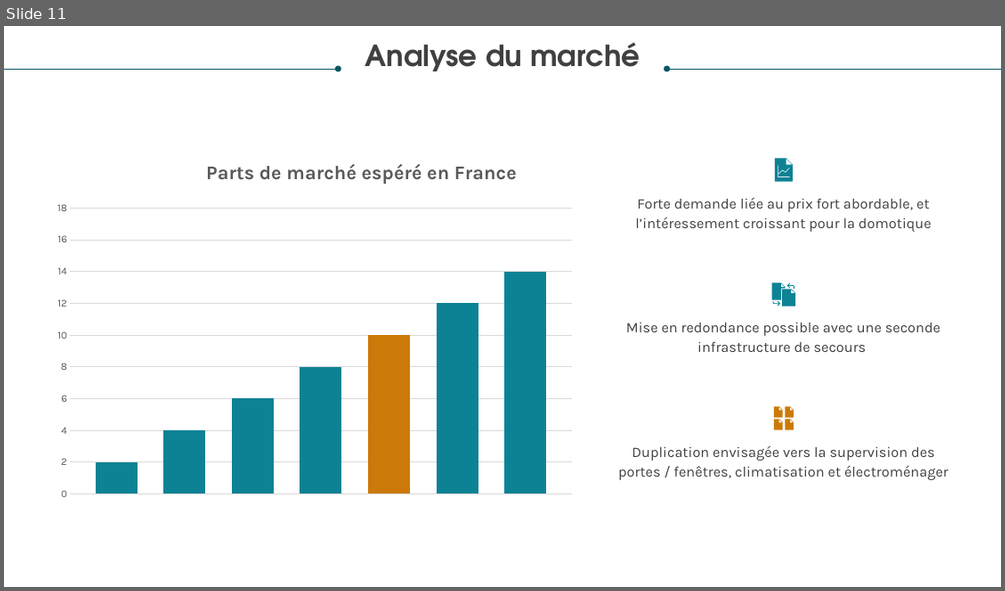
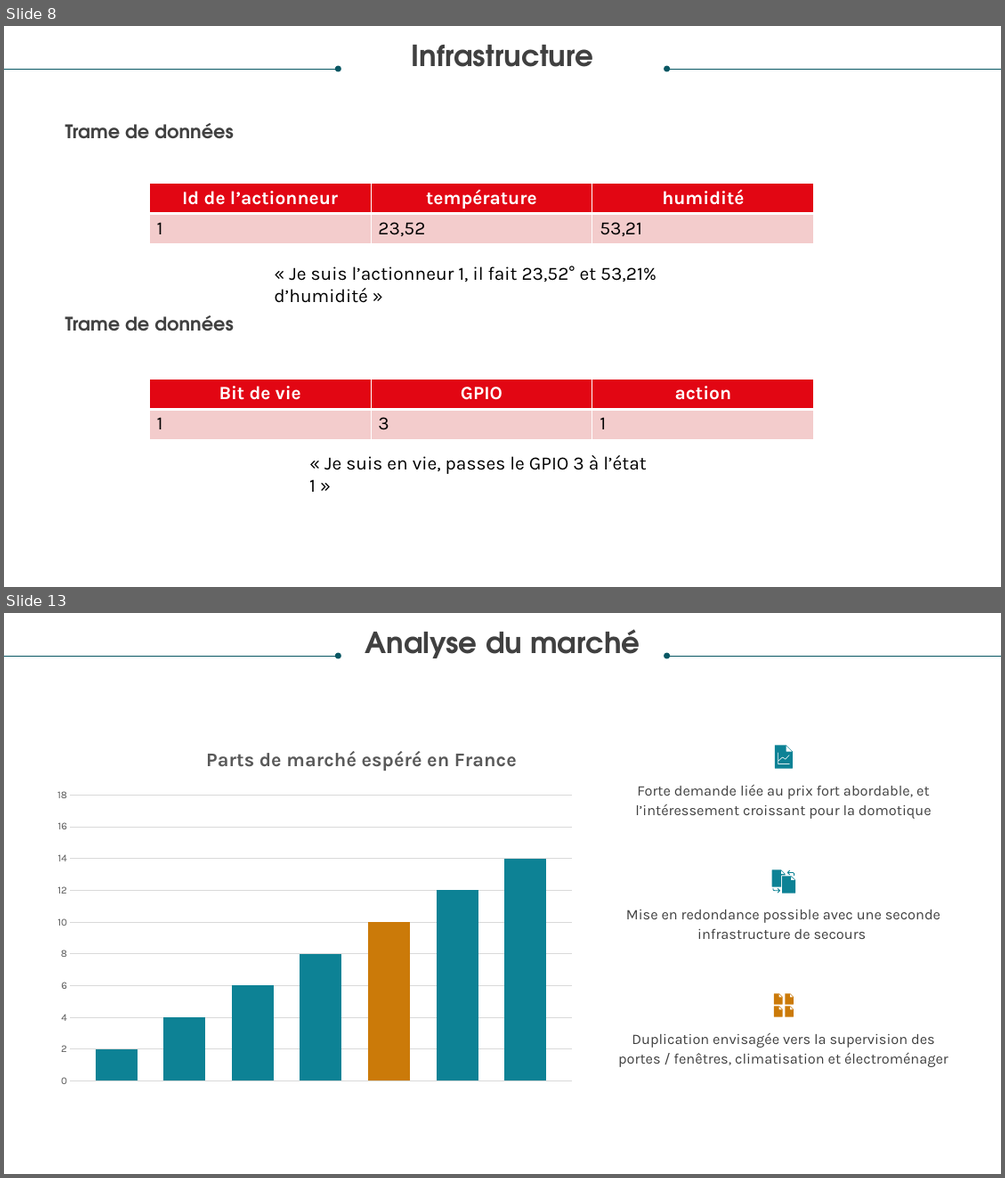
Before and after one commit to hackersoft13/Cobox, a slide deck: Doc/Cobox.pptx. Shown one above the other, each under a label of ours: slide 11 before the commit, slides 8 and 13 after it; the slides between them are not shown. The pictures are 1005x591 and 1005x1178 pixels, drawn with LibreOffice and Linux fonts; fonts in the diff are those of the drawing. Boxes give left, top, right and bottom in pixels: in the first picture for what was removed or moved away, otherwise in the second. Text is boxed around its words. In the diff, an @@ line names an element or a change of style, - is before the commit and + after.

```diff
--- a/Doc/Cobox.pptx
+++ b/Doc/Cobox.pptx
@@ slide 8 added at [4,26,1001,587], background #FFFFFF @@
@@ text added at [412,45,594,67], 28 pt, text #404040, bold @@
+Infrastructure
@@ arrow added from (4, 69) to (339, 69), #085764 0.5 pt @@
@@ arrow added from (1001, 69) to (666, 69), #085764 0.5 pt @@
@@ text added at [65,123,234,139], 18 pt, text #404040, bold @@
+Trame de données
@@ table added at [149,184,813,244], 2 rows, 3 columns @@
+Id de l’actionneur | température | humidité
+1 | 23,52 | 53,21
@@ text added at [274,265,656,303], 18 pt, text #000000 @@
+« Je suis l’actionneur 1, il fait 23,52° et 53,21% d’humidité »
@@ text added at [65,315,234,331], 18 pt, text #404040, bold @@
+Trame de données
@@ table added at [149,379,813,440], 2 rows, 3 columns @@
+Bit de vie | GPIO | action
+1 | 3 | 1
@@ text added at [324,455,646,474], 18 pt, text #000000 @@
+« Je suis en vie, passes le GPIO 3 à l’état 1 »
@@ what was slide 11 is now slide 13 @@
```
Also in this commit, not shown: 3 slides changed, 1 other slide added.
